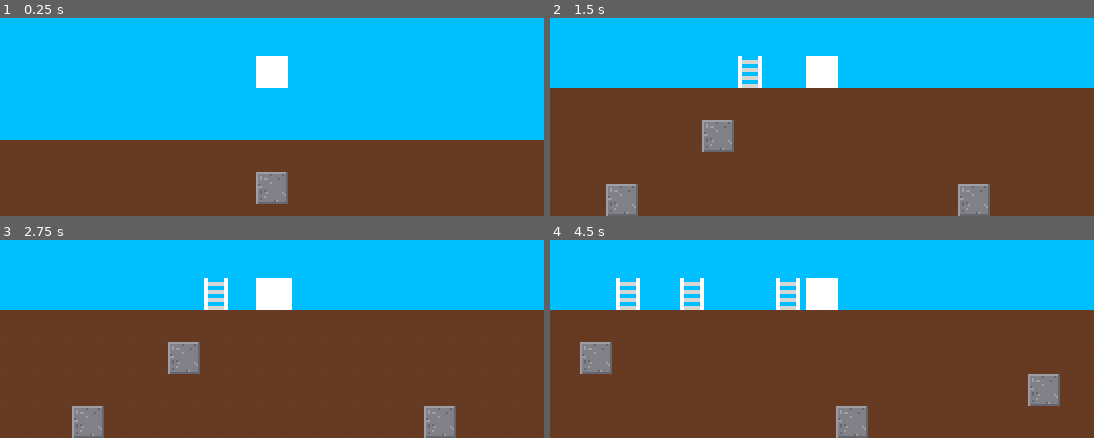
Above: before the commit, frames 1-4 (two rows, left to right).
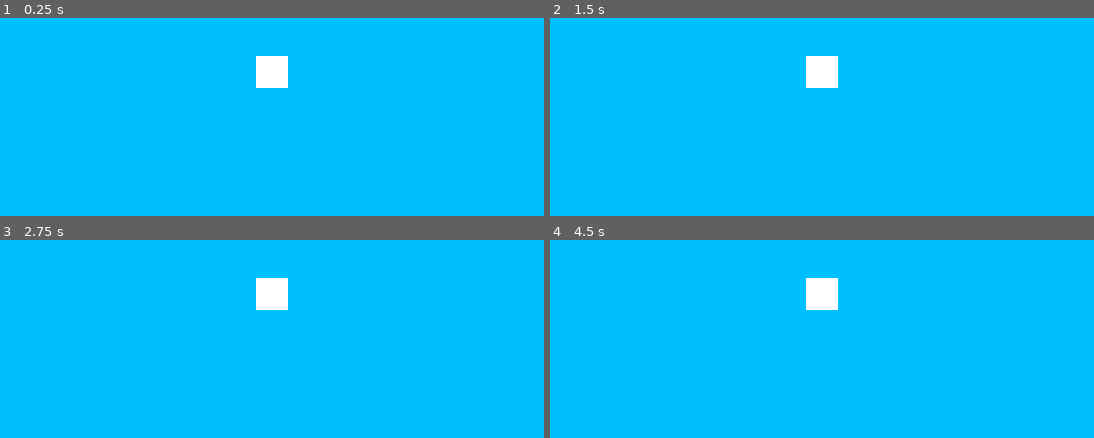
Above: after the commit, the same moments.

Repository: NxtCreator/Entrenched
Game: Godot game, scene res://scenes/main.tscn
The game is run twice, just before and just after one commit, with the same random seed, the same clock (stepped at 60 frames per second) and the same inputs.
Inputs (mouse positions are in pixels of both pictures, inside the frame that each line leads up to):
- Up to frame 1 (0.25 s): no input
- Up to frame 2 (1.5 s): tap Enter at 0.5 s; move the mouse to (941, 57) at 0.52 s; hold Right (ui_right) from 0.53 s (still down); tap Alt at 0.6 s; click (941, 57) at 0.67 s; tap Up (ui_up) at 0.77 s; move the mouse to (713, 87) at 1.27 s; tap Shift at 1.35 s
- Up to frame 3 (2.75 s): tap Up (ui_up) at 1.52 s; move the mouse to (outside the picture) at 2.02 s; release Right (ui_right) at 2.03 s; hold Left (ui_left) from 2.03 s (still down); tap R at 2.1 s
- Up to frame 4 (4.5 s): move the mouse to (794, 350) at 2.77 s; release Left (ui_left) at 2.78 s; hold Right (ui_right) 2.78-4.28 s; tap Alt at 2.85 s; click (794, 350) at 2.92 s; tap Up (ui_up) at 3.02, 3.77 s; move the mouse to (985, 337) at 3.52 s; tap Shift at 3.6 s; move the mouse to (658, 249) at 4.27 s; hold Left (ui_left) from 4.28 s (still down); tap R at 4.35 s

The runs differ from the first frame. In frame 1, 38% of the frame differs, in the area x 0-100%, y 61-100%; in frame 2, 65%; in frame 3, 65%; in frame 4, 66%, in the area x 0-100%, y 19-100%.

Commit message:
Roll ore as a 3% band after stone in row generation

Diff:
--- a/scripts/main.gd
+++ b/scripts/main.gd
@@ -2,6 +2,8 @@
 
 const WIDTH = 40
 const AHEAD = 30
+const ORE_CHANCE := 0.03
+
 var generated_to := 1
 
 func _ready() -> void:
@@ -20,9 +22,13 @@
 func _generate_row(y: int) -> void:
 	for x in range(WIDTH):
 		var source := 0
-		if y > 2 and randf() < _stone_chance(y):
-			source = 2
-		$Ground.set_cell(Vector2i(x, y), source, Vector2i(0, 0))
+		var roll := randf()
+		var stone := _stone_chance(y)
+		if y > 2:
+			if roll < stone:
+				source = 2
+			elif  roll < stone + ORE_CHANCE:
+				source = 3
 
 func _stone_chance(y: int) -> float:
 	return clampf(0.10 + y * 0.0008, 0.04, 0.22)
